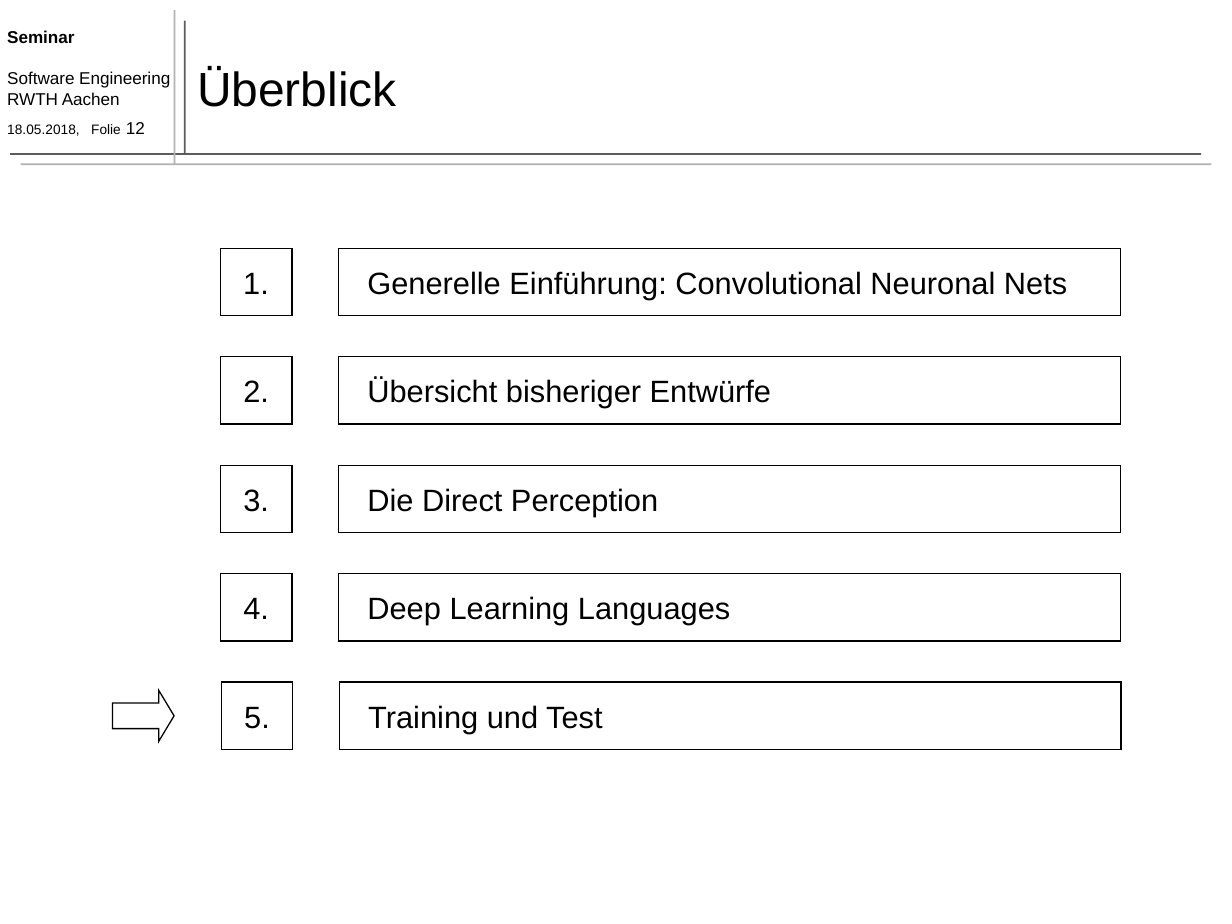
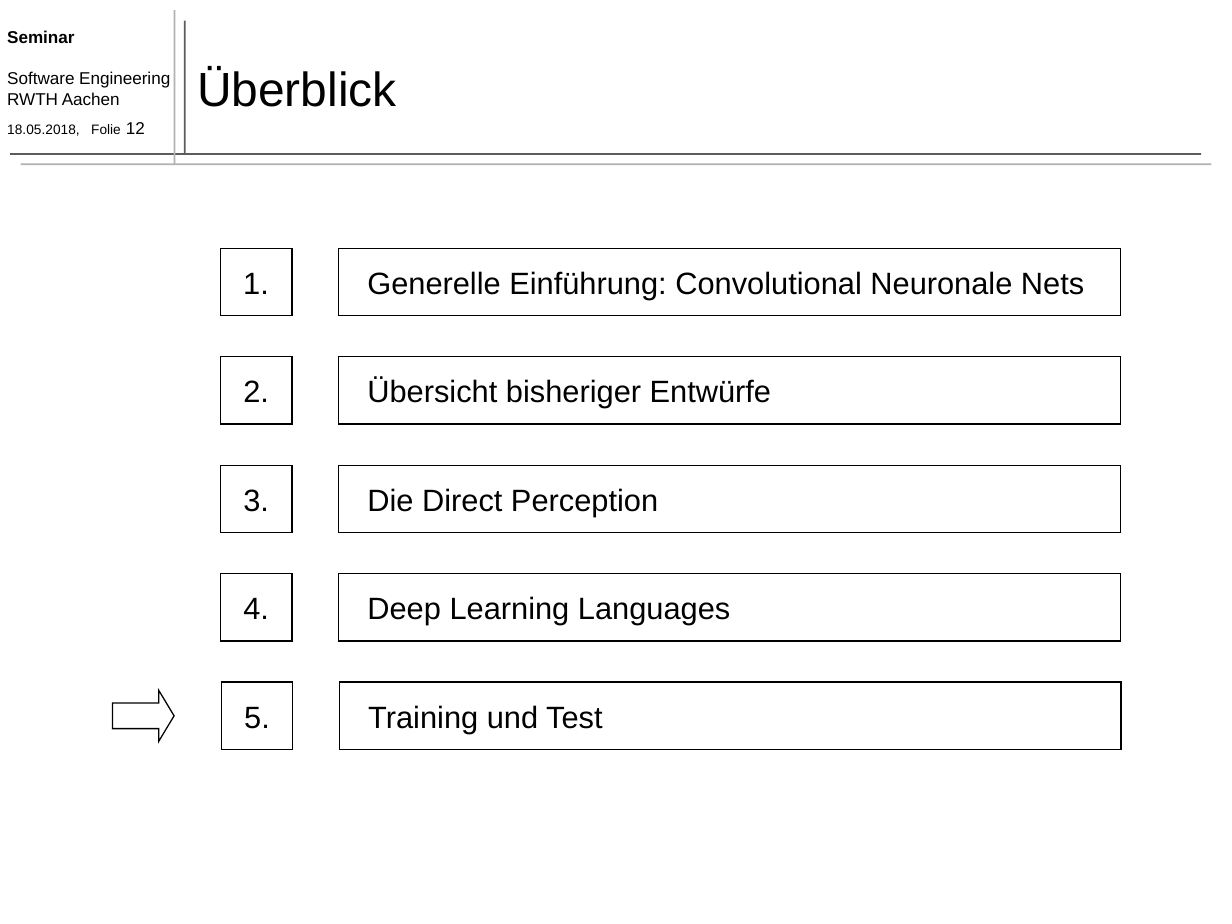
Before and after one commit to TimoBergerbusch/DeepLearningFuerAutonomesFahren, a slide deck: slide 12 of präsentation 18.05/präsentation - 18.05 - less Animation.pptx. Drawn at 1232x924 pixels with LibreOffice and Linux fonts; fonts in the diff are those of the drawing. Boxes give left, top, right and bottom in pixels: in the first picture for what was removed or moved away, otherwise in the second. Text is boxed around its words. In the diff, an @@ line names an element or a change of style, - is before the commit and + after.

Commit message:
Neuronale Netze hinzugefügt

```diff
--- a/präsentation 18.05/präsentation - 18.05 - less Animation.pptx
+++ b/präsentation 18.05/präsentation - 18.05 - less Animation.pptx
@@ text at box(367, 271, 1084, 299): text changed @@
-Generelle Einführung: Convolutional Neuronal Nets
+Generelle Einführung: Convolutional Neuronale Nets
```
Also in this commit, not shown: 5 other slides changed, 9 other files.
